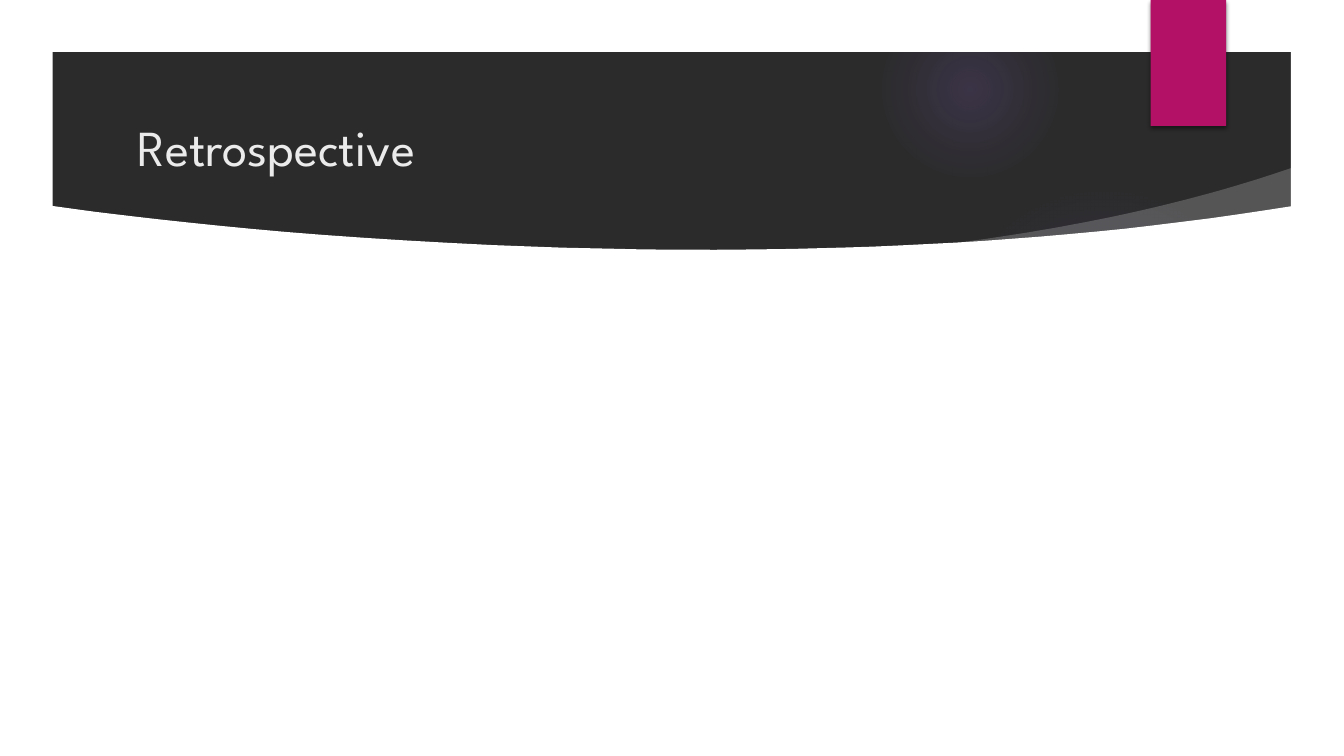
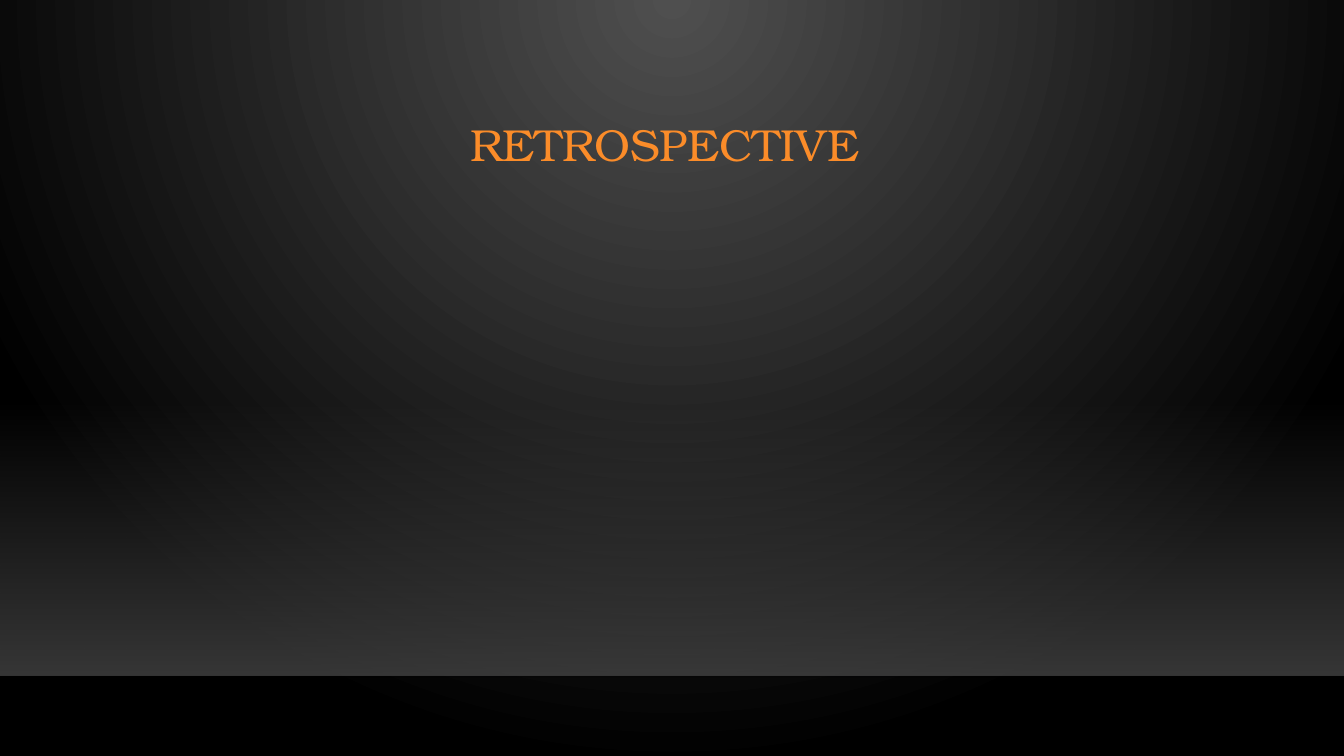
Before and after one commit to OG-netizen/Project-3-4, a slide deck: slide 8 of Sprint Planning/Scrum meeting 2.pptx (slide 7 before the commit). Drawn at 1344x756 pixels with LibreOffice and Linux fonts; fonts in the diff are those of the drawing; background and template pictures are left out; a plain dark background stands for a picture behind light text. Boxes give left, top, right and bottom in pixels: in the first picture for what was removed or moved away, otherwise in the second. Text is boxed around its words. In the diff, an @@ line names an element or a change of style, - is before the commit and + after.

```diff
--- a/Sprint Planning/Scrum meeting 2.pptx
+++ b/Sprint Planning/Scrum meeting 2.pptx
@@ background picture (left out) to gradient #505050 to #000000 @@
@@ group removed at <box>0,0,1344,756</box>: 5 ellipses, 3 freeform shapes @@
@@ rectangle removed at <box>1150,0,1226,126</box> @@
@@ title at <box>470,130,859,162</box>: text changed; size 36 to 32 pt; font League Spartan to TeX Gyre Bonum; text colour #EBEBEB to #FB8C29 @@
-Retrospective
+RETROSPECTIVE
@@ rectangle added at <box>0,399,1344,676</box>, fill gradient #454545 @@
@@ line added from (0, 677) to (1344, 677), #000001 1 pt @@
```
Also in this commit, not shown: 6 other slides changed, 1 slide added.
